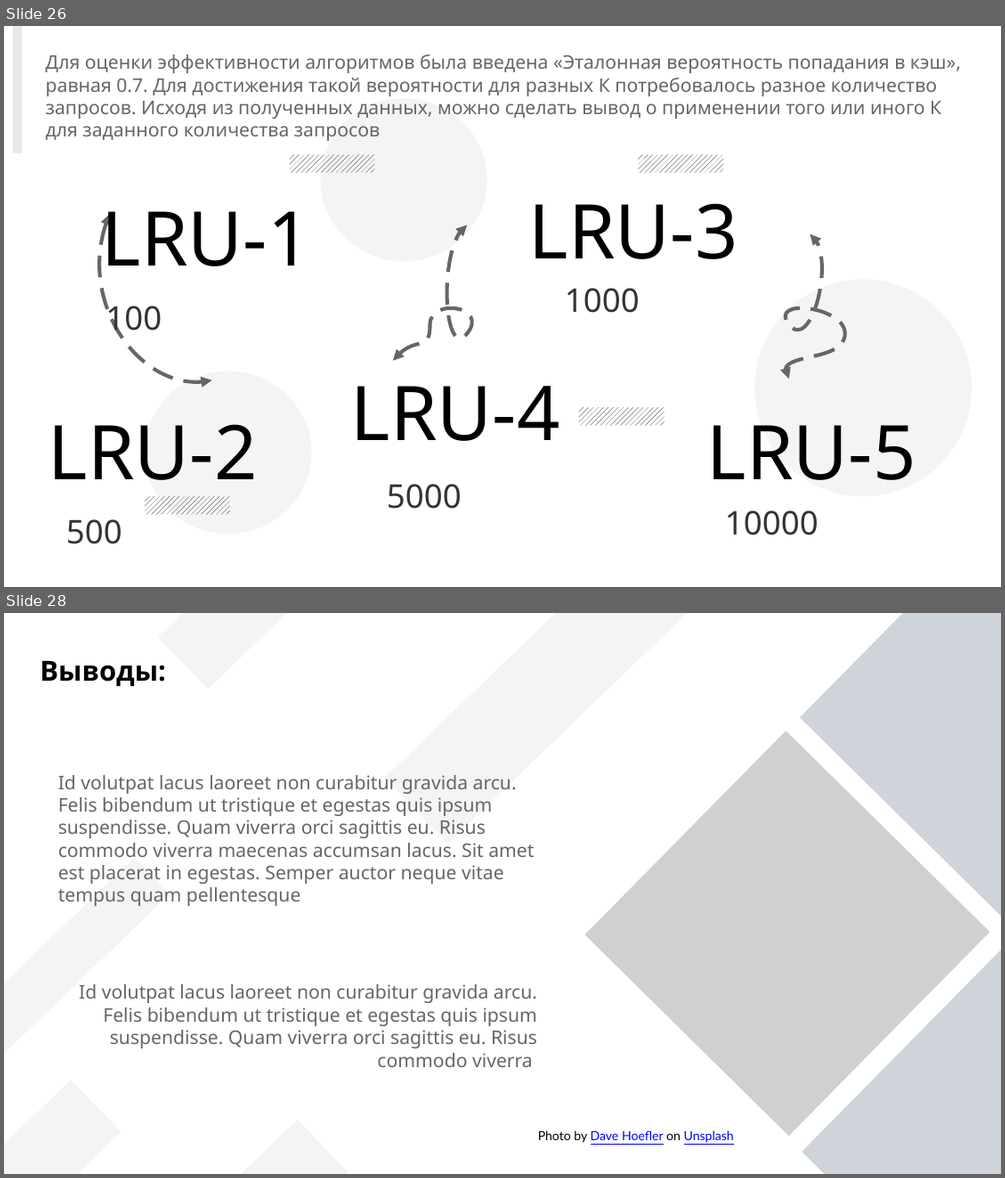
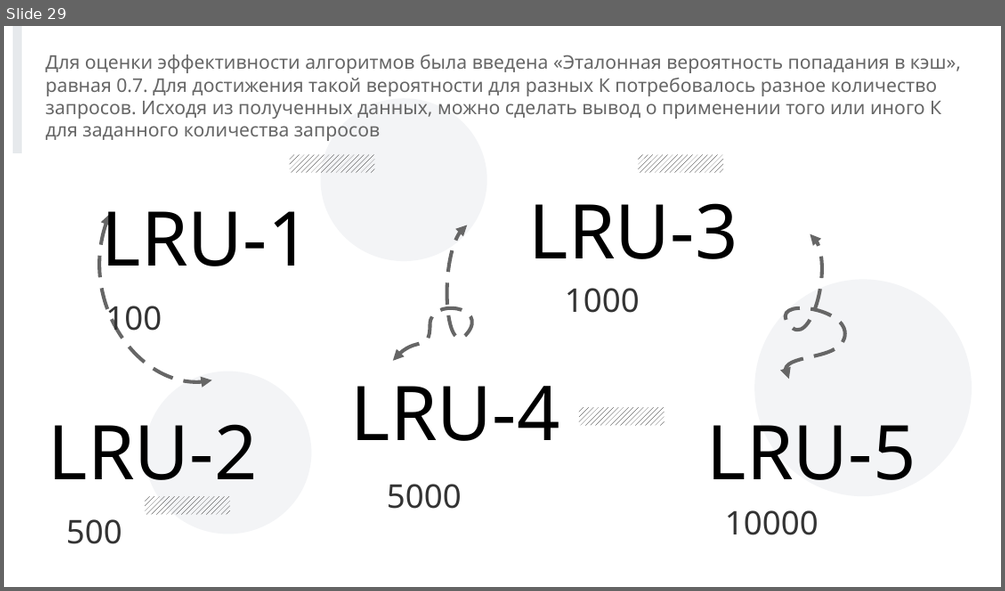
Before and after one commit to andreyStrachuk/LRU-K, a slide deck: Theory/Презентация LRU-K.pptx. Shown one above the other, each under a label of ours: slides 26 and 28 before the commit, slide 29 after it; the slides between them are not shown. The pictures are 1005x1178 and 1005x591 pixels, drawn with LibreOffice and Linux fonts; fonts in the diff are those of the drawing; grey boxes stand for pictures. Boxes give left, top, right and bottom in pixels: in the first picture for what was removed or moved away, otherwise in the second. Text is boxed around its words. In the diff, an @@ line names an element or a change of style, - is before the commit and + after.

```diff
--- a/Theory/Презентация LRU-K.pptx
+++ b/Theory/Презентация LRU-K.pptx
@@ slide 28 removed at [4, 613, 1001, 1174], background #FFFFFF @@
@@ rectangle removed at [158, 613, 392, 689] @@
@@ rectangle removed at [385, 613, 695, 844] @@
@@ rectangle removed at [801, 613, 1001, 919] @@
@@ text removed at [40, 660, 166, 686] @@
-Выводы:
@@ picture removed at [584, 730, 990, 1135] @@
@@ text removed at [58, 775, 534, 906] @@
-Id volutpat lacus laoreet non curabitur gravida arcu. Felis bibendum ut tristique et egestas quis ipsum suspendisse. Quam viverra orci sagittis eu. Risus commodo viverra maecenas accumsan lacus. Sit amet est placerat in egestas. Semper auctor neque vitae tempus quam pellentesque
@@ rectangle removed at [4, 857, 170, 1071] @@
@@ rectangle removed at [802, 948, 1001, 1174] @@
@@ text removed at [79, 984, 537, 1067] @@
-Id volutpat lacus laoreet non curabitur gravida arcu. Felis bibendum ut tristique et egestas quis ipsum suspendisse. Quam viverra orci sagittis eu. Risus commodo viverra
@@ rectangle removed at [4, 1079, 121, 1174] @@
@@ rectangle removed at [113, 1119, 348, 1174] @@
@@ text removed at [538, 1130, 734, 1143] @@
-Photo by Dave Hoefler on Unsplash
@@ what was slide 26 is now slide 29 @@
```
Also in this commit, not shown: 19 slides changed, 7 slides added, 1 other slide removed, 1 other file.
